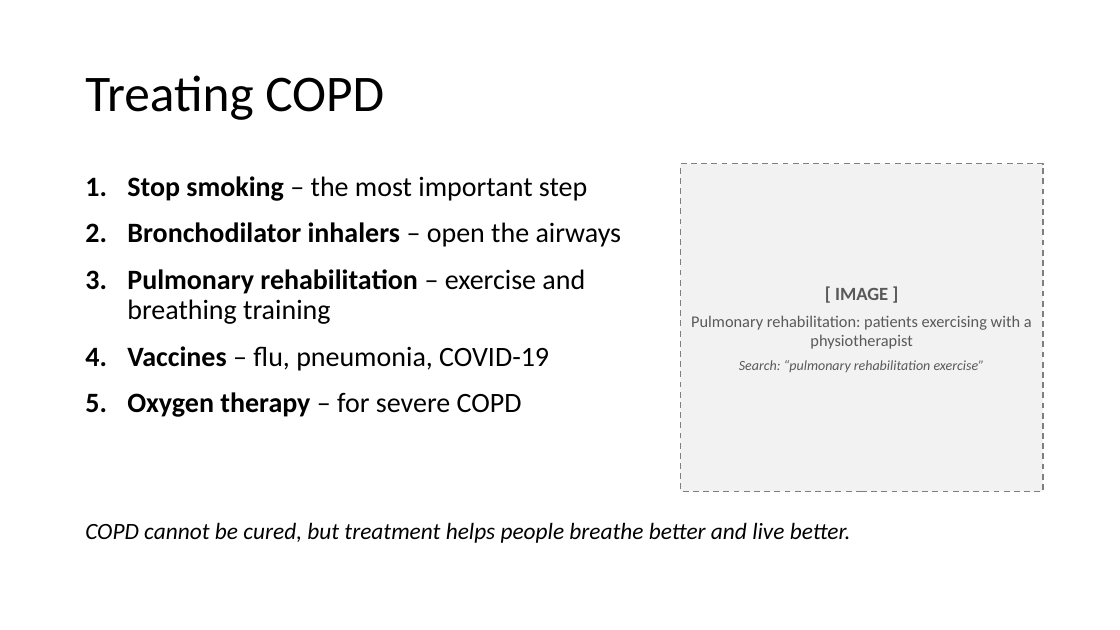
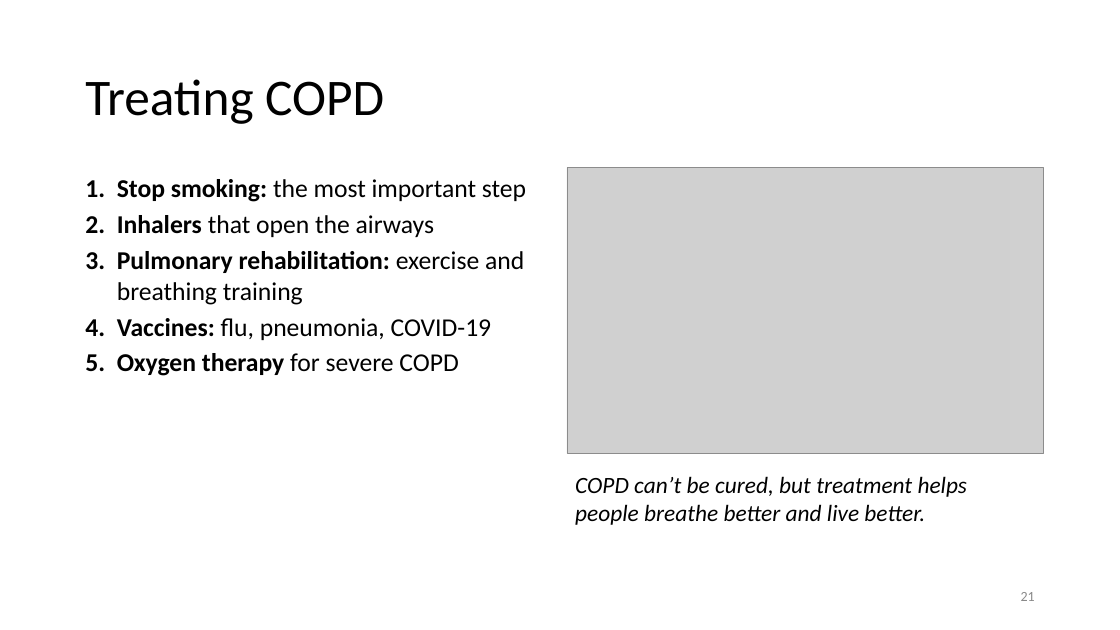
Before and after one commit to mrm145/Claude-CoWorkNotCode, a slide deck: slide 21 of Asthma_and_COPD_Presentation.pptx (slide 19 before the commit). Drawn at 1120x630 pixels with LibreOffice and Linux fonts; fonts in the diff are those of the drawing; grey boxes stand for pictures. Boxes give left, top, right and bottom in pixels: in the first picture for what was removed or moved away, otherwise in the second. Text is boxed around its words. In the diff, an @@ line names an element or a change of style, - is before the commit and + after.

```diff
--- a/Asthma_and_COPD_Presentation.pptx
+++ b/Asthma_and_COPD_Presentation.pptx
@@ title "Treating COPD" at (85, 79, 384, 124): line spacing 0.9 to 1 @@
@@ text at (117, 179, 526, 376): text changed; size 24 to 22 pt @@
-1. Stop smoking – the most important step
-2. Bronchodilator inhalers – open the airways
-3. Pulmonary rehabilitation – exercise and breathing training
-4. Vaccines – flu, pneumonia, COVID-19
-5. Oxygen therapy – for severe COPD
+1. Stop smoking: the most important step
+2. Inhalers that open the airways
+3. Pulmonary rehabilitation: exercise and breathing training
+4. Vaccines: flu, pneumonia, COVID-19
+5. Oxygen therapy for severe COPD
@@ picture added at (567, 168, 1044, 454) @@
@@ rectangle removed at (681, 164, 1044, 492) @@
-[ IMAGE ]
-Pulmonary rehabilitation: patients exercising with a physiotherapist
-Search: “pulmonary rehabilitation exercise”
@@ text at (575, 476, 967, 525): text changed @@
-COPD cannot be cured, but treatment helps people breathe better and live better.
+COPD can’t be cured, but treatment helps people breathe better and live better.
@@ page number added at (1021, 592, 1035, 601), 12 pt, text #898989 @@
+21
```
Also in this commit, not shown: 13 other slides changed, 11 slides added, 9 slides removed, 1 other file.
